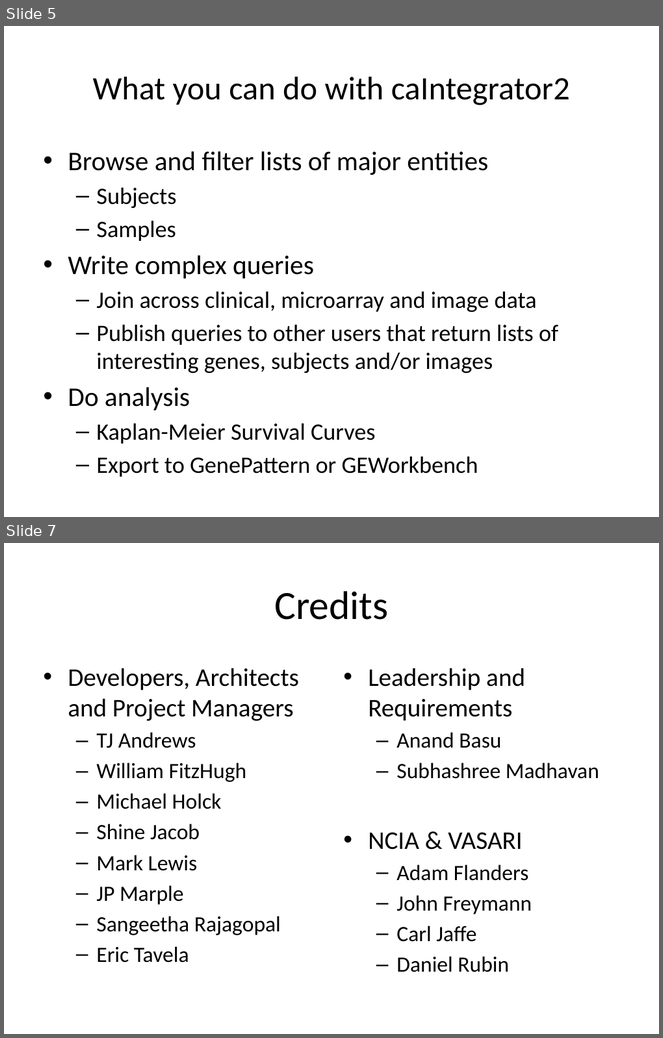
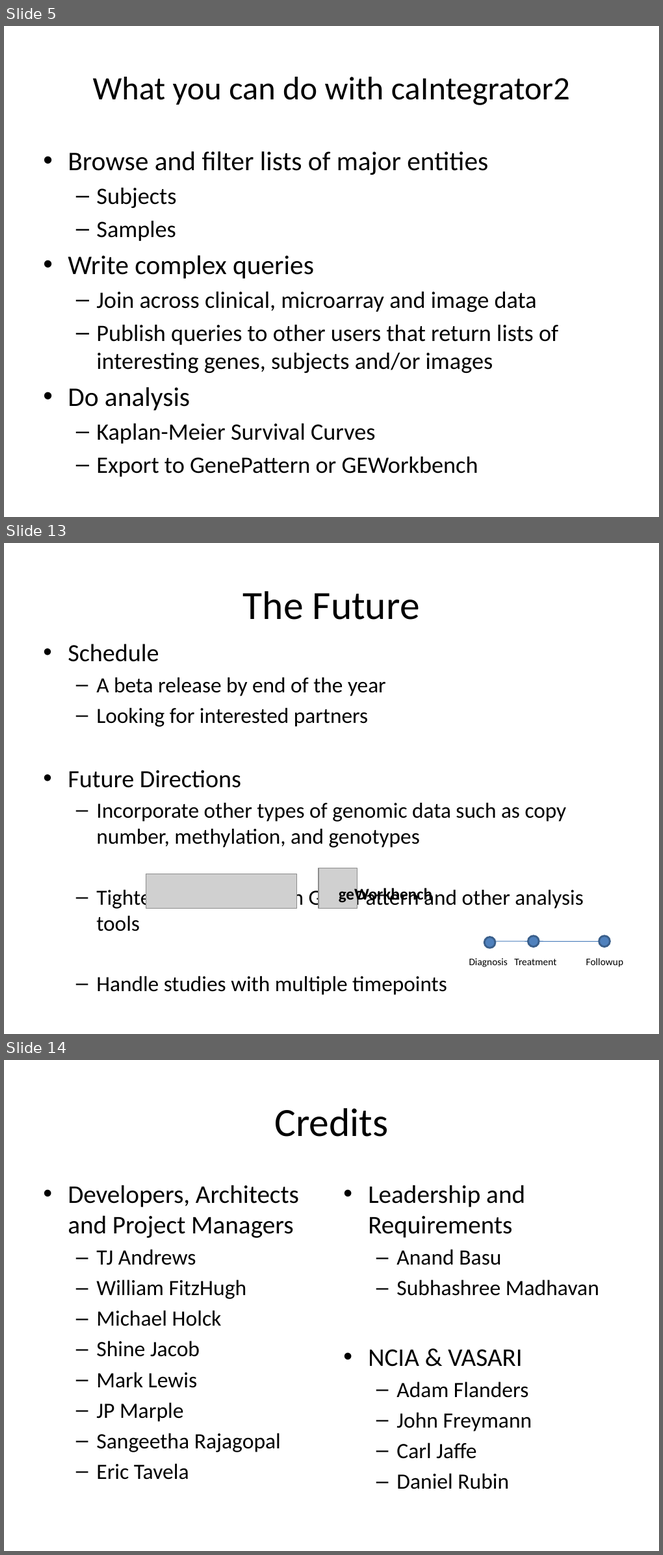
Before and after one commit to NCIP/caintegrator, a slide deck: docs/project_management/external_meetings/ICR Workspace Mtg Sept 2008 Slides.pptx. Shown one above the other, each under a label of ours: slides 5 and 7 before the commit, slides 5, 13 and 14 after it; the slides between them are not shown. The pictures are 663x1038 and 663x1555 pixels, drawn with LibreOffice and Linux fonts; fonts in the diff are those of the drawing; grey boxes stand for pictures. Boxes give left, top, right and bottom in pixels: in the first picture for what was removed or moved away, otherwise in the second. Text is boxed around its words. In the diff, an @@ line names an element or a change of style, - is before the commit and + after.

```diff
--- a/docs/project_management/external_meetings/ICR Workspace Mtg Sept 2008 Slides.pptx
+++ b/docs/project_management/external_meetings/ICR Workspace Mtg Sept 2008 Slides.pptx
@@ slide 13 added at <box>4,543,659,1034</box>, background #FFFFFF @@
@@ title added at <box>243,591,420,620</box>, 44 pt, text #000000 @@
+The Future
@@ text added at <box>68,644,583,995</box>, 23.8 pt, text #000000 @@
+• Schedule
+  – A beta release by end of the year
+  – Looking for interested partners
+• Future Directions
+  – Incorporate other types of genomic data such as copy number, methylation, and genotypes
+  – Tighter integration with GenePattern and other analysis tools
+  – Handle studies with multiple timepoints
+  – Allow regular updates of data
@@ picture added at <box>146,874,297,908</box> @@
@@ picture added at <box>319,869,357,908</box> @@
@@ text added at <box>339,887,432,904</box>, 18 pt, text #000000, bold @@
+geWorkbench
@@ ellipse added at <box>484,938,495,949</box>, fill #4F81BD, outline #3A5F8C 2 pt @@
@@ line added from (490, 941) to (605, 942), #4B7EBC 0.75 pt @@
@@ ellipse added at <box>528,936,540,947</box>, fill #4F81BD, outline #3A5F8C 2 pt @@
@@ ellipse added at <box>599,936,610,947</box>, fill #4F81BD, outline #3A5F8C 2 pt @@
@@ text added at <box>469,958,623,967</box>, 11 pt, text #000000 @@
+Diagnosis Treatment Followup
@@ what was slide 7 is now slide 14 @@
```
Also in this commit, not shown: 1 slide changed, 7 other slides added, 1 slide removed.
